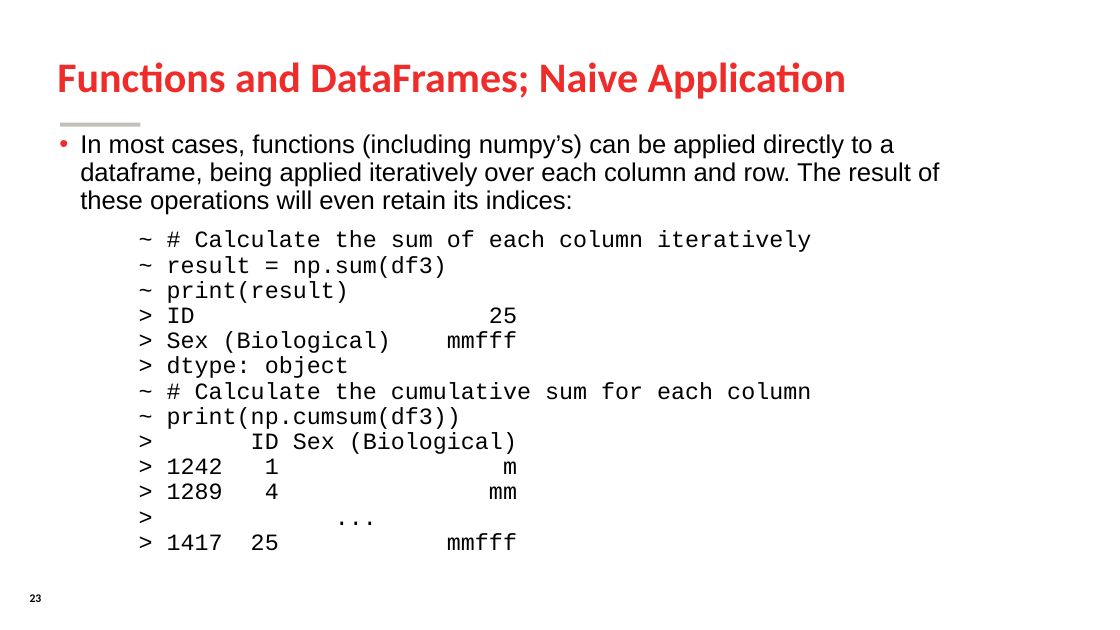
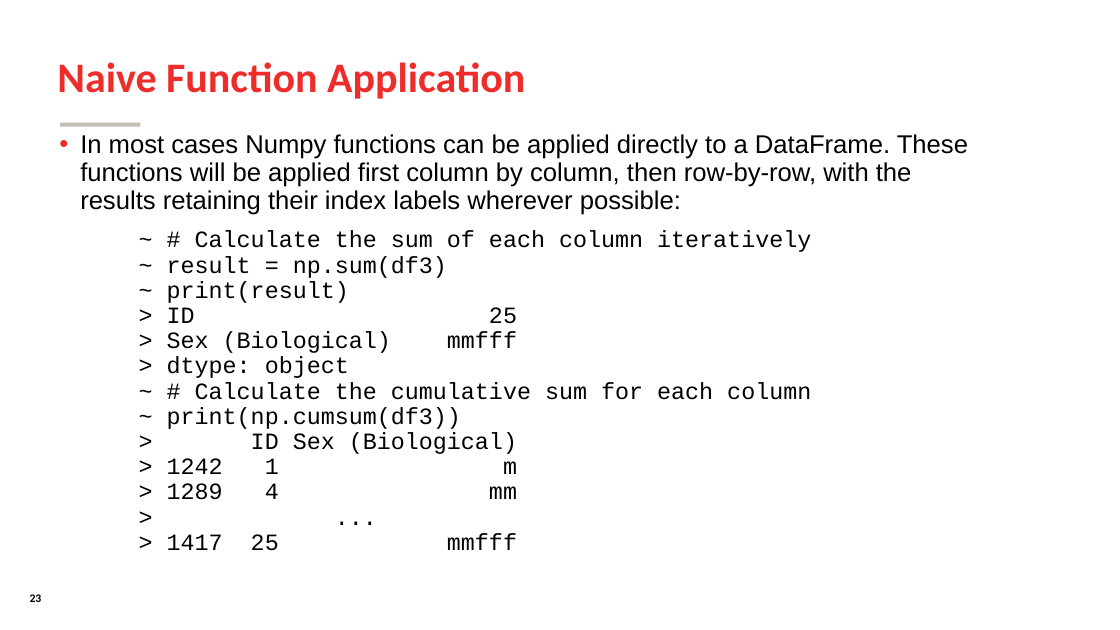
Before and after one commit to SomeoneInParticular/MDPR613_CourseMaterial, a slide deck: slide 23 of PythonCrashCourse/Unit2_DataManagement/Unit2_DataManagement.odp. Drawn at 1120x630 pixels with LibreOffice and Linux fonts; fonts in the diff are those of the drawing; background and template pictures are left out. Boxes give left, top, right and bottom in pixels: in the first picture for what was removed or moved away, otherwise in the second. Text is boxed around its words. In the diff, an @@ line names an element or a change of style, - is before the commit and + after.

```diff
--- a/PythonCrashCourse/Unit2_DataManagement/Unit2_DataManagement.odp
+++ b/PythonCrashCourse/Unit2_DataManagement/Unit2_DataManagement.odp
@@ title at bbox=[57, 62, 525, 99]: text changed @@
-Functions and DataFrames; Naive Application
+Naive Function Application
@@ text at bbox=[80, 134, 968, 215]: text changed @@
-• In most cases, functions (including numpy’s) can be applied directly to a dataframe, being applied iteratively over each column and row. The result of these operations will even retain its indices:
+• In most cases Numpy functions can be applied directly to a DataFrame. These functions will be applied first column by column, then row-by-row, with the results retaining their index labels wherever possible:
```
Also in this commit, not shown: 6 other slides changed, 5 other files.
